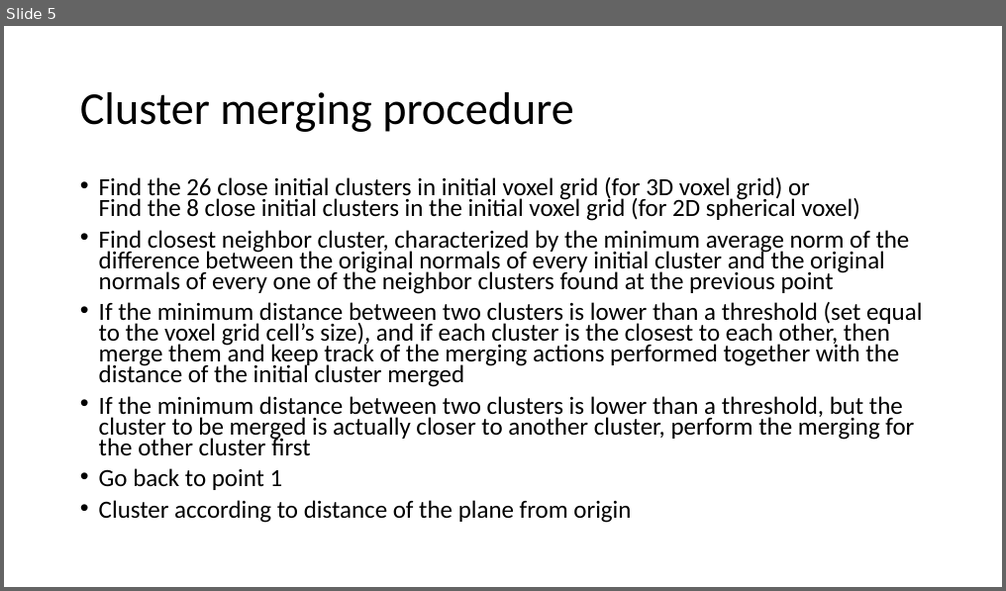
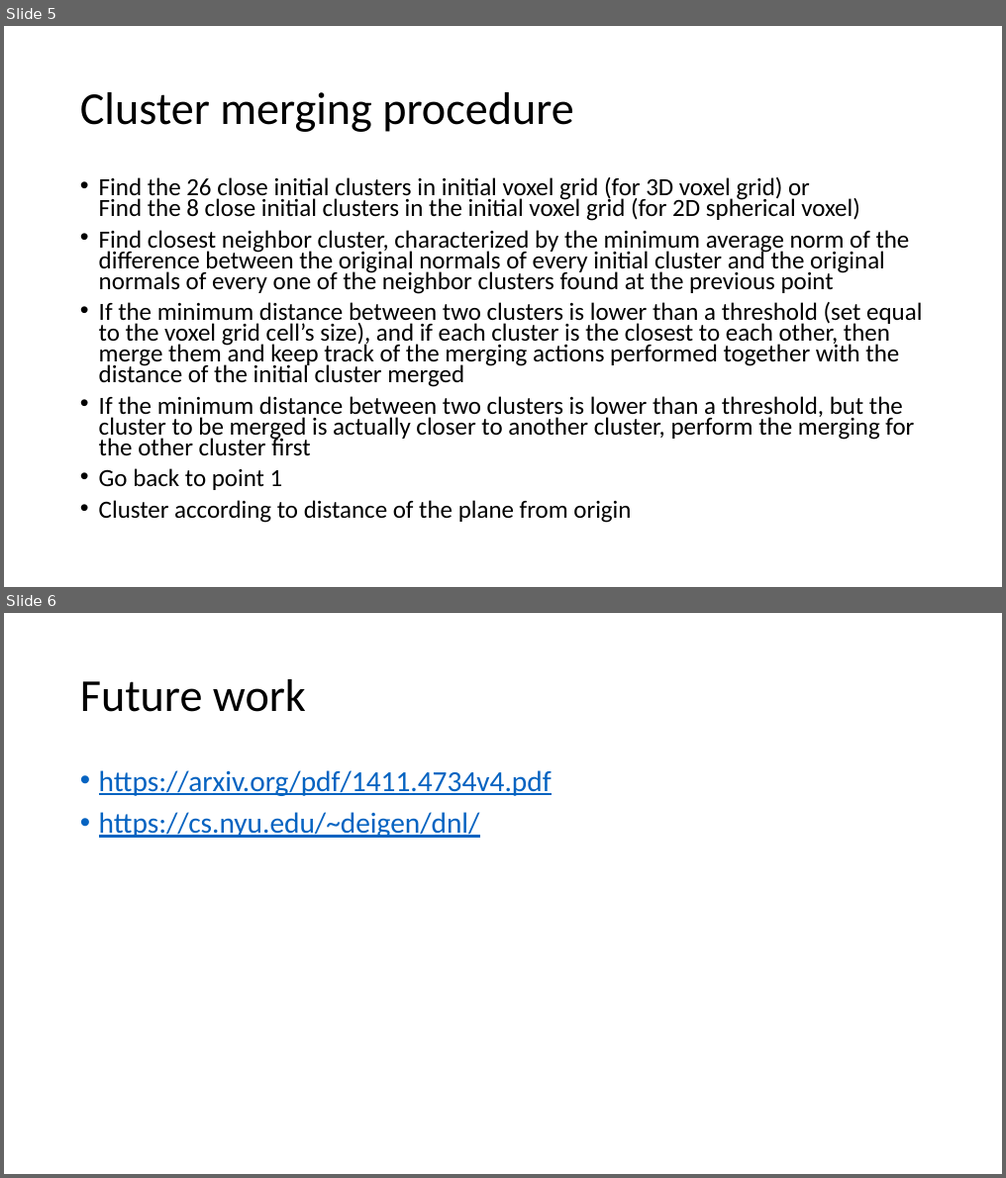
Before and after one commit to robertocosta/rgbd-plane-clustering, a slide deck: 20180501/report.PPTX. Shown one above the other, each under a label of ours: slide 5 before the commit, slides 5 and 6 after it. The pictures are 1006x591 and 1006x1178 pixels, drawn with LibreOffice and Linux fonts; fonts in the diff are those of the drawing. Boxes give left, top, right and bottom in pixels: in the first picture for what was removed or moved away, otherwise in the second. Text is boxed around its words. In the diff, an @@ line names an element or a change of style, - is before the commit and + after.

```diff
--- a/20180501/report.PPTX
+++ b/20180501/report.PPTX
@@ slide 6 added at [4,613,1002,1174], background #FFFFFF @@
@@ title added at [80,679,306,712], 44 pt, text #000000 @@
+Future work
@@ text added at [99,770,551,838], 28 pt, text #0563C1, underline @@
+• https://arxiv.org/pdf/1411.4734v4.pdf
+• https://cs.nyu.edu/~deigen/dnl/
```
Also in this commit, not shown: 19 other files.
